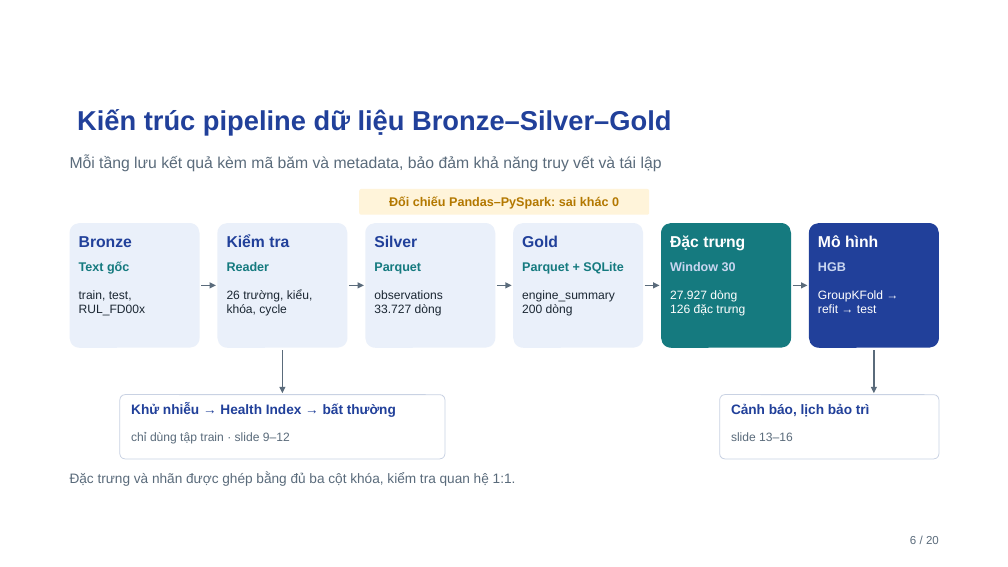
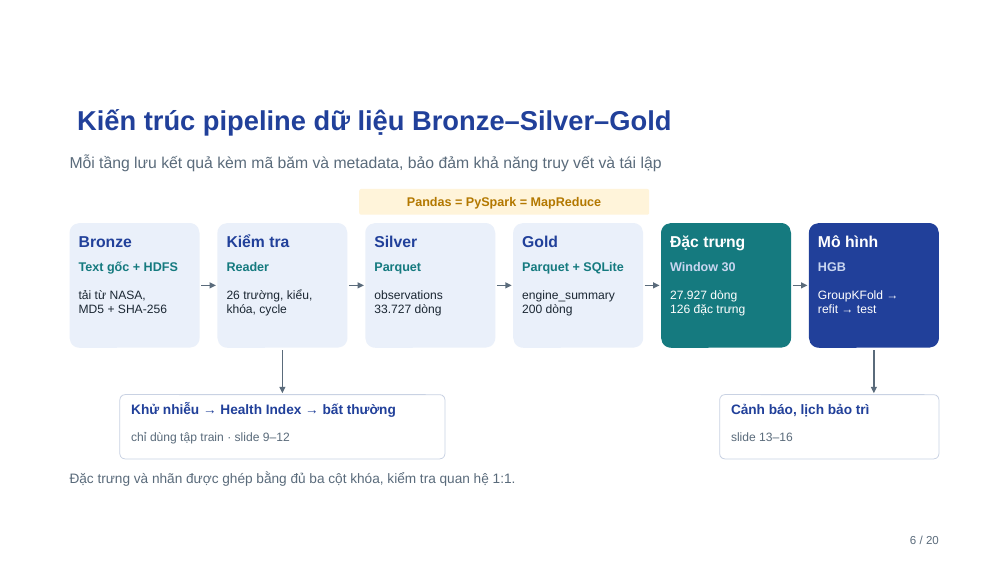
Before and after one commit to ti014/tinasa-cmapss-rul-prediction, a slide deck: slide 6 of slides/cmapss_fd001_presentation.pptx. Drawn at 1008x567 pixels with LibreOffice and Linux fonts; fonts in the diff are those of the drawing; background and template pictures are left out. Boxes give left, top, right and bottom in pixels: in the first picture for what was removed or moved away, otherwise in the second. Text is boxed around its words. In the diff, an @@ line names an element or a change of style, - is before the commit and + after.

```diff
--- a/slides/cmapss_fd001_presentation.pptx
+++ b/slides/cmapss_fd001_presentation.pptx
@@ text at [407, 197, 602, 209]: text changed @@
-Đối chiếu Pandas–PySpark: sai khác 0
+Pandas = PySpark = MapReduce
@@ text at [79, 261, 178, 274]: text changed @@
-Text gốc
+Text gốc + HDFS
@@ text at [79, 290, 167, 313]: text changed @@
-train, test,
-RUL_FD00x
+tải từ NASA,
+MD5 + SHA-256
```
Also in this commit, not shown: 2 other slides changed, 43 other files.
